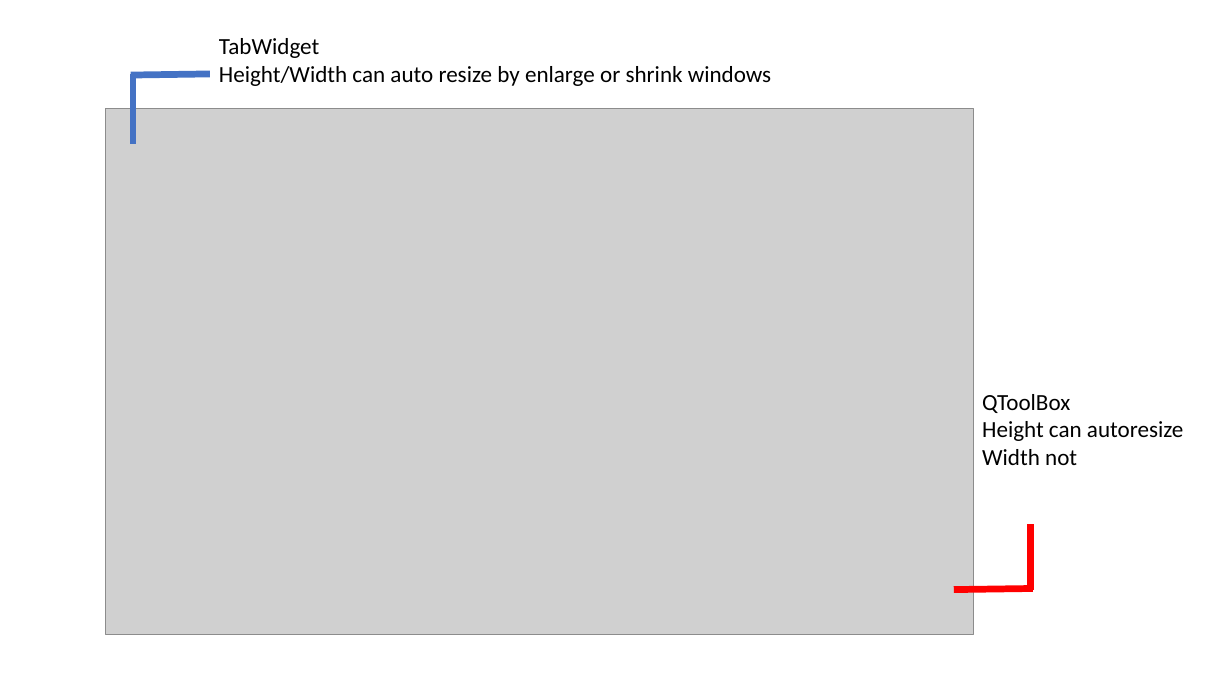
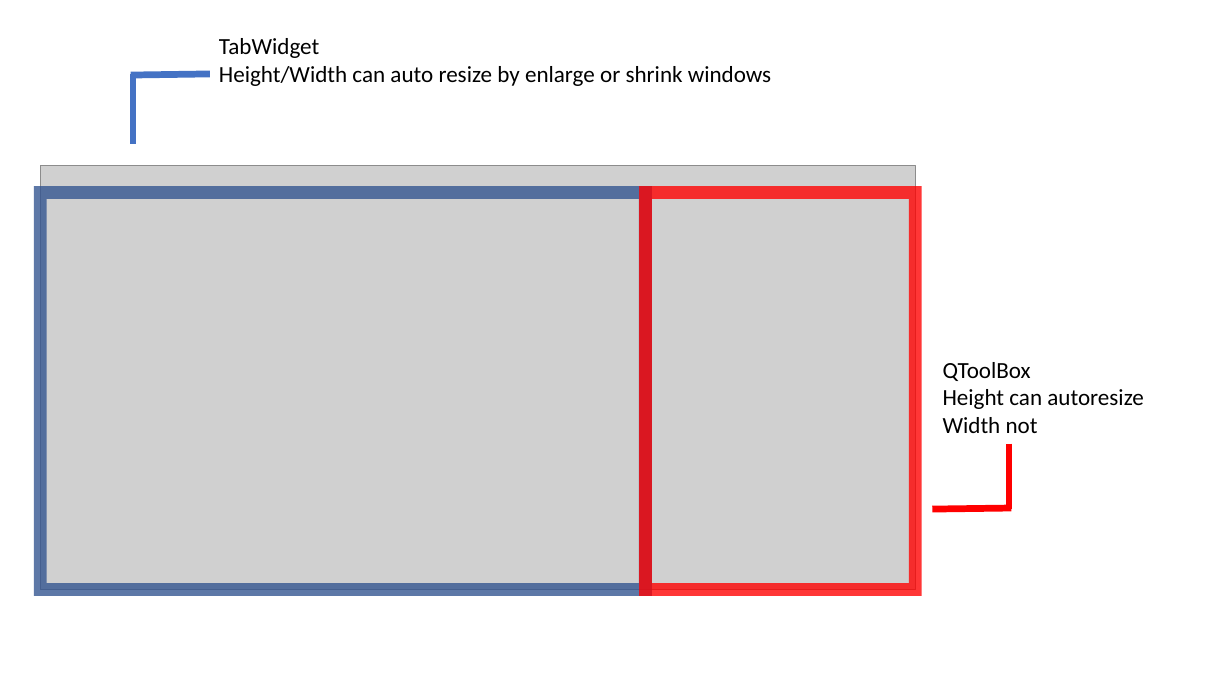
Before and after one commit to jaylion321/UITest, a slide deck: slide 1 of UIDesign.pptx. Drawn at 1232x693 pixels with LibreOffice and Linux fonts; fonts in the diff are those of the drawing; grey boxes stand for pictures. Boxes give left, top, right and bottom in pixels: in the first picture for what was removed or moved away, otherwise in the second. Text is boxed around its words. In the diff, an @@ line names an element or a change of style, - is before the commit and + after.

```diff
--- a/UIDesign.pptx
+++ b/UIDesign.pptx
@@ picture: place and size @@
-picture at [106, 109, 974, 635]
+picture at [41, 165, 916, 590]
@@ rectangle added at [41, 192, 646, 590], outline #325491 10 pt @@
@@ rectangle added at [646, 192, 916, 590], outline #FF0000 10 pt @@
@@ text "QToolBox": place and size @@
-text "QToolBox" at [982, 394, 1183, 465]
+text "QToolBox" at [943, 362, 1143, 433]
@@ line moved from (1031, 524) - (1031, 590) to (1009, 444) - (1009, 509) @@
@@ line moved from (1033, 589) - (954, 590) to (1012, 508) - (933, 509) @@
```
Also in this commit, not shown: 1 other slide changed, 3 other files.
